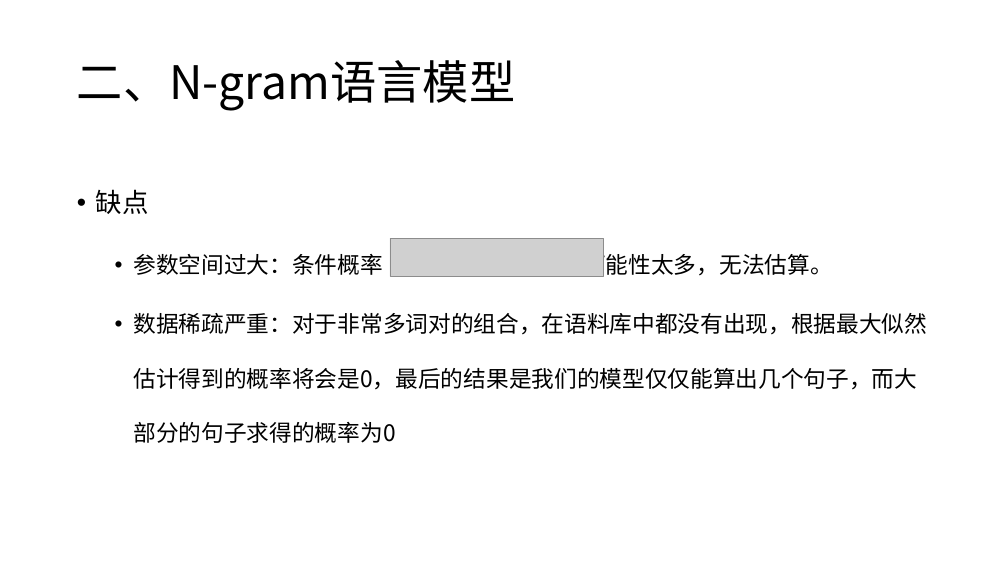
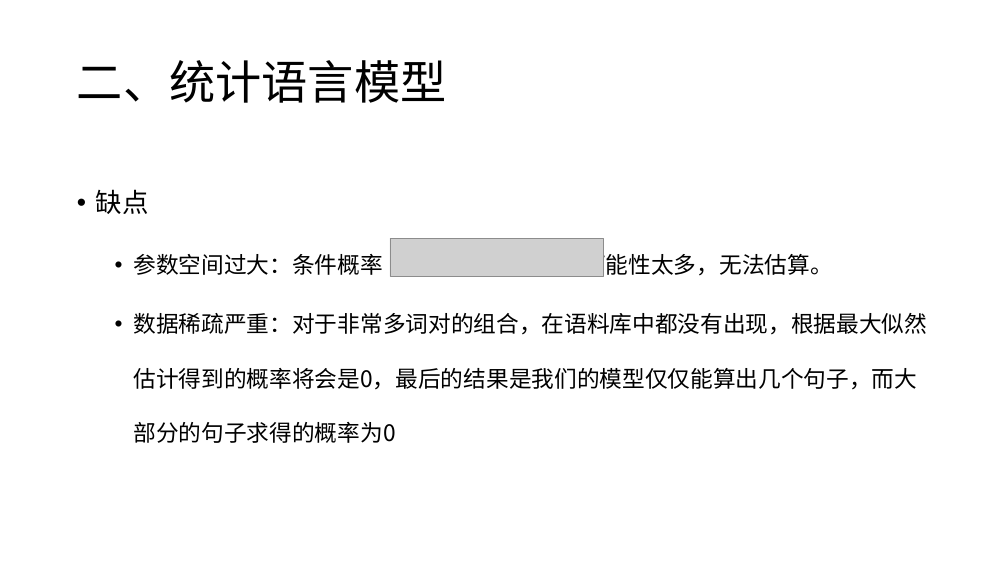
Before and after one commit to charlesXu86/Chatbot_CN, a slide deck: slide 10 of Chatbot_Doc/课程/NLP-4-语言模型.pptx. Drawn at 1008x567 pixels with LibreOffice and Linux fonts; fonts in the diff are those of the drawing; grey boxes stand for pictures. Boxes give left, top, right and bottom in pixels: in the first picture for what was removed or moved away, otherwise in the second. Text is boxed around its words. In the diff, an @@ line names an element or a change of style, - is before the commit and + after.

Commit message:
语言模型

```diff
--- a/Chatbot_Doc/课程/NLP-4-语言模型.pptx
+++ b/Chatbot_Doc/课程/NLP-4-语言模型.pptx
@@ title at [77, 60, 447, 103]: text changed @@
-二、N-gram语言模型
+二、统计语言模型
```
Also in this commit, not shown: 3 other slides changed, 9 slides added.
